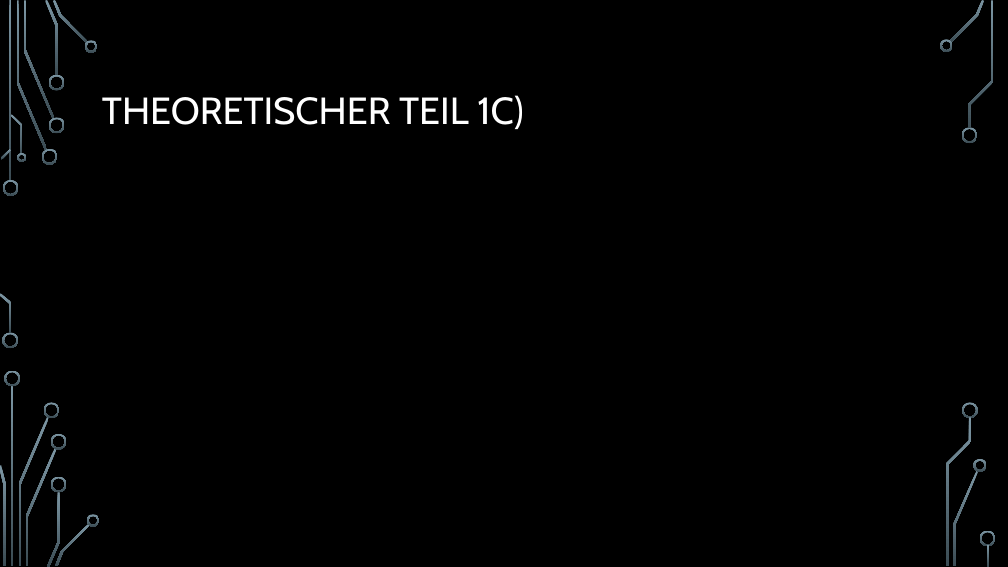
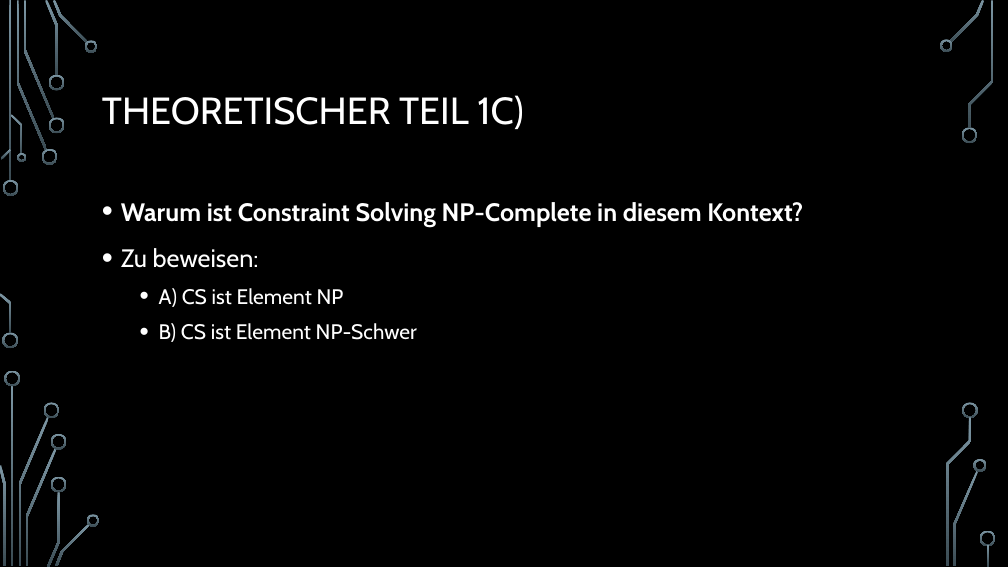
Before and after one commit to Fixeres/HybrideSysteme, a slide deck: slide 7 of src/resources/Hybride systeme.pptx (slide 8 before the commit). Drawn at 1008x567 pixels with LibreOffice and Linux fonts; fonts in the diff are those of the drawing; background and template pictures are left out. Boxes give left, top, right and bottom in pixels: in the first picture for what was removed or moved away, otherwise in the second. Text is boxed around its words. In the diff, an @@ line names an element or a change of style, - is before the commit and + after.

```diff
--- a/src/resources/Hybride systeme.pptx
+++ b/src/resources/Hybride systeme.pptx
@@ text added at (121, 202, 803, 342), 24 pt, text #FFFFFF, bold @@
+• Warum ist Constraint Solving NP-Complete in diesem Kontext?
+• Zu beweisen:
+  • A) CS ist Element NP
+  • B) CS ist Element NP-Schwer
```
Also in this commit, not shown: 3 other slides changed, 3 slides added, 1 slide removed, 1 other file.
